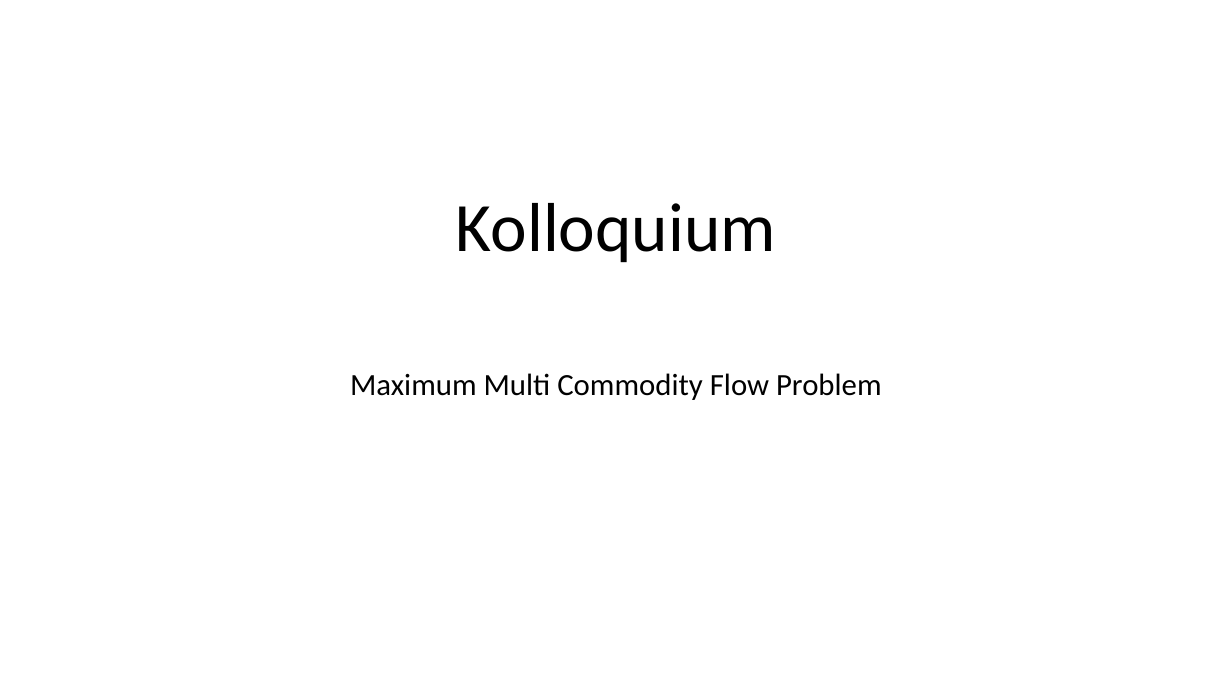
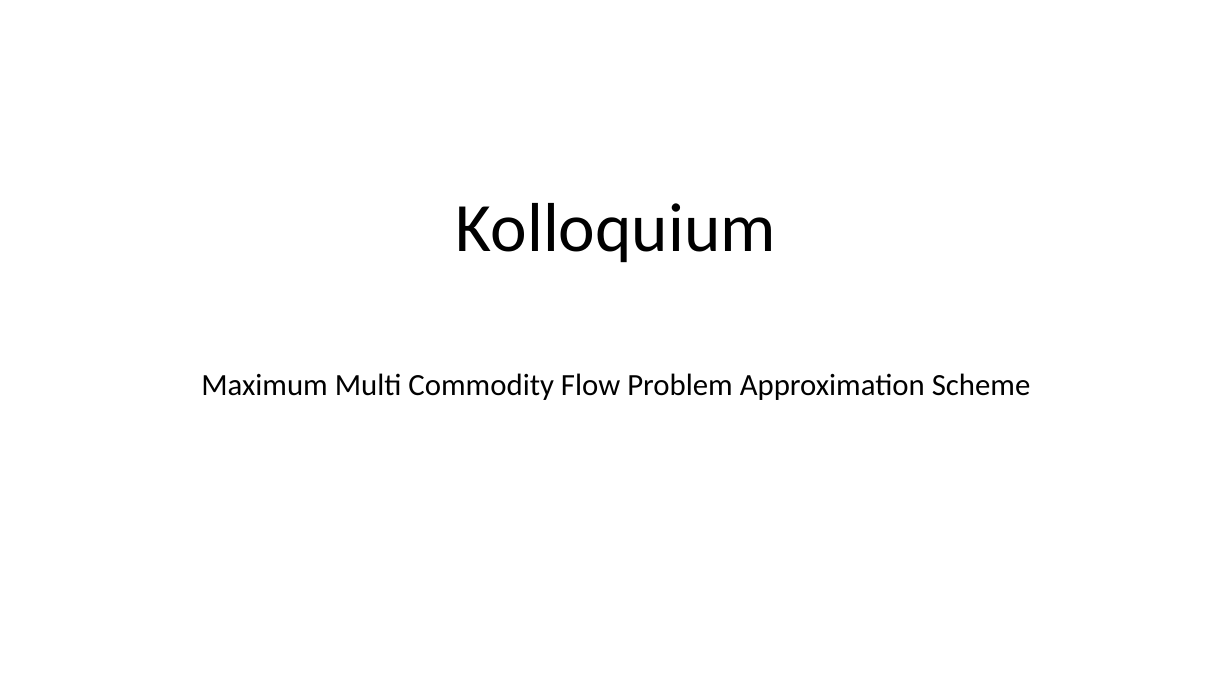
Before and after one commit to Speedphil544/Vortrag, a slide deck: slide 1 of MCFP.pptx. Drawn at 1232x693 pixels with LibreOffice and Linux fonts; fonts in the diff are those of the drawing. Boxes give left, top, right and bottom in pixels: in the first picture for what was removed or moved away, otherwise in the second. Text is boxed around its words. In the diff, an @@ line names an element or a change of style, - is before the commit and + after.

```diff
--- a/MCFP.pptx
+++ b/MCFP.pptx
@@ subtitle at [201,373,1031,400]: text changed @@
-Maximum Multi Commodity Flow Problem
+Maximum Multi Commodity Flow Problem Approximation Scheme
```
Also in this commit, not shown: 9 slides added, 1 slide removed.
